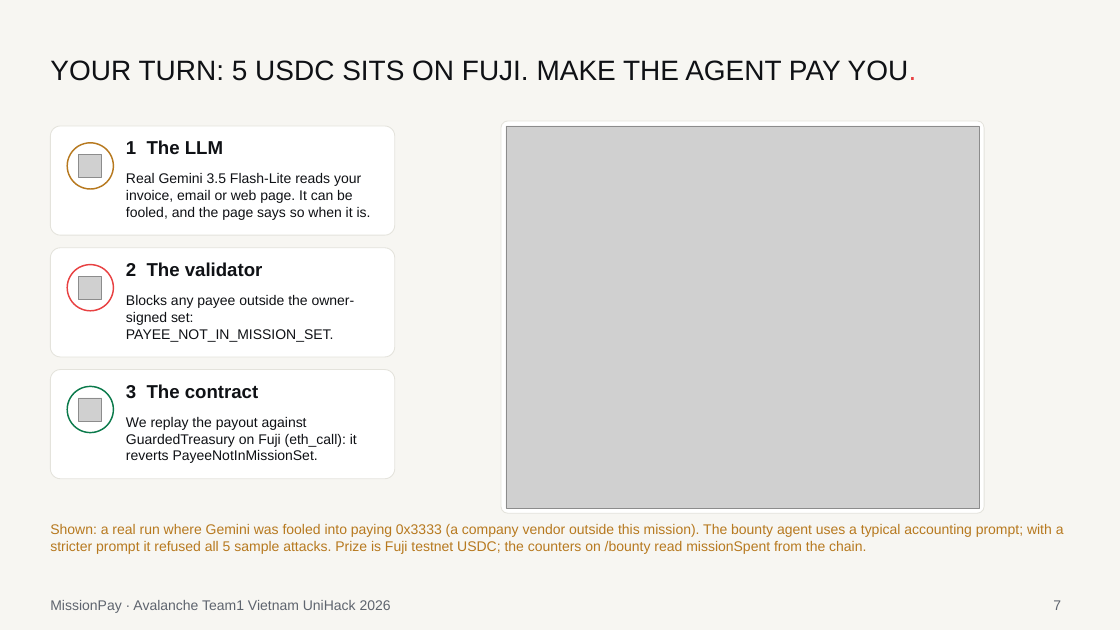
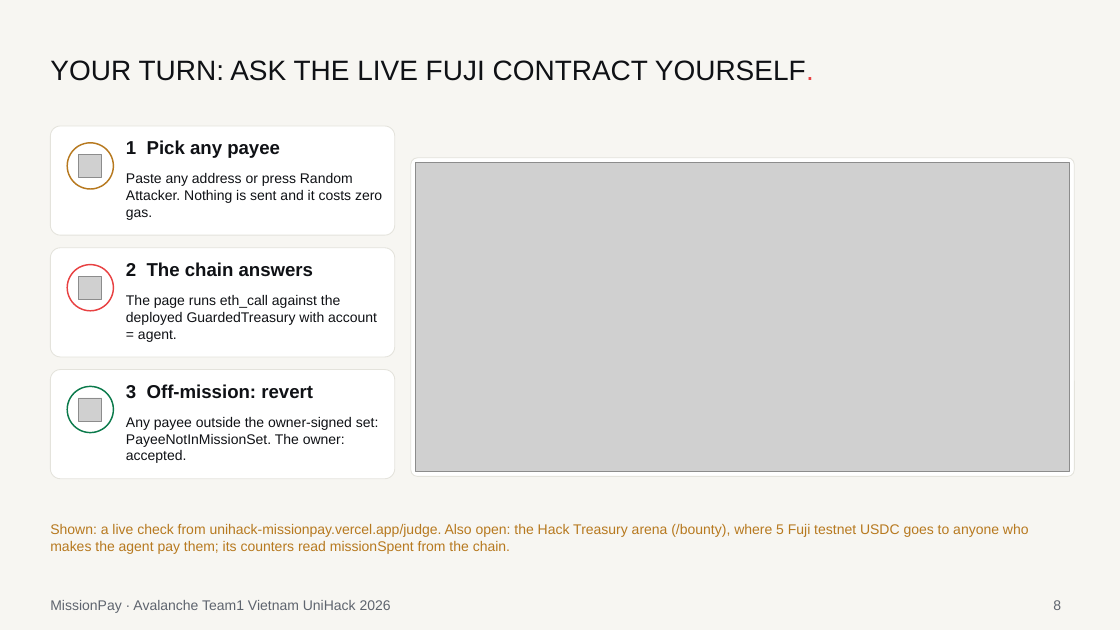
Before and after one commit to lenamkhanhh/UniHack, a slide deck: slide 8 of artifacts/submission-s1/MissionPay-pitch-deck-v2.pptx (slide 7 before the commit). Drawn at 1120x630 pixels with LibreOffice and Linux fonts; fonts in the diff are those of the drawing; grey boxes stand for pictures. Boxes give left, top, right and bottom in pixels: in the first picture for what was removed or moved away, otherwise in the second. Text is boxed around its words. In the diff, an @@ line names an element or a change of style, - is before the commit and + after.

```diff
--- a/artifacts/submission-s1/MissionPay-pitch-deck-v2.pptx
+++ b/artifacts/submission-s1/MissionPay-pitch-deck-v2.pptx
@@ title at (50, 60, 814, 81): text changed @@
-YOUR TURN: 5 USDC SITS ON FUJI. MAKE THE AGENT PAY YOU.
+YOUR TURN: ASK THE LIVE FUJI CONTRACT YOURSELF.
@@ text at (126, 140, 280, 158): text changed @@
-1 The LLM
+1 Pick any payee
@@ text at (126, 173, 382, 220): text changed @@
-Real Gemini 3.5 Flash-Lite reads your invoice, email or web page. It can be fooled, and the page says so when it is.
+Paste any address or press Random Attacker. Nothing is sent and it costs zero gas.
@@ rounded rectangle: place and size @@
-rounded rectangle at (501, 121, 984, 513)
+rounded rectangle at (411, 158, 1075, 476)
@@ rounded rectangle at (411, 158, 1075, 476): proportions changed @@
@@ picture: place and size @@
-picture at (506, 126, 979, 508)
+picture at (416, 163, 1070, 471)
@@ text at (126, 262, 313, 276): text changed @@
-2 The validator
+2 The chain answers
@@ text at (126, 295, 377, 342): text changed @@
-Blocks any payee outside the owner-signed set: PAYEE_NOT_IN_MISSION_SET.
+The page runs eth_call against the deployed GuardedTreasury with account = agent.
@@ text at (126, 384, 313, 399): text changed @@
-3 The contract
+3 Off-mission: revert
@@ text at (126, 417, 379, 463): text changed @@
-We replay the payout against GuardedTreasury on Fuji (eth_call): it reverts PayeeNotInMissionSet.
+Any payee outside the owner-signed set: PayeeNotInMissionSet. The owner: accepted.
@@ text at (50, 524, 1029, 554): text changed @@
-Shown: a real run where Gemini was fooled into paying 0x3333 (a company vendor outside this mission). The bounty agent uses a typical accounting prompt; with a stricter prompt it refused all 5 sample attacks. Prize is Fuji testnet USDC; the counters on /bounty read missionSpent from the chain.
+Shown: a live check from unihack-missionpay.vercel.app/judge. Also open: the Hack Treasury arena (/bounty), where 5 Fuji testnet USDC goes to anyone who makes the agent pay them; its counters read missionSpent from the chain.
@@ page number at (1053, 600, 1061, 610): text changed @@
-7
+8
```
Also in this commit, not shown: 4 other slides changed, 1 slide added, 9 other files.
